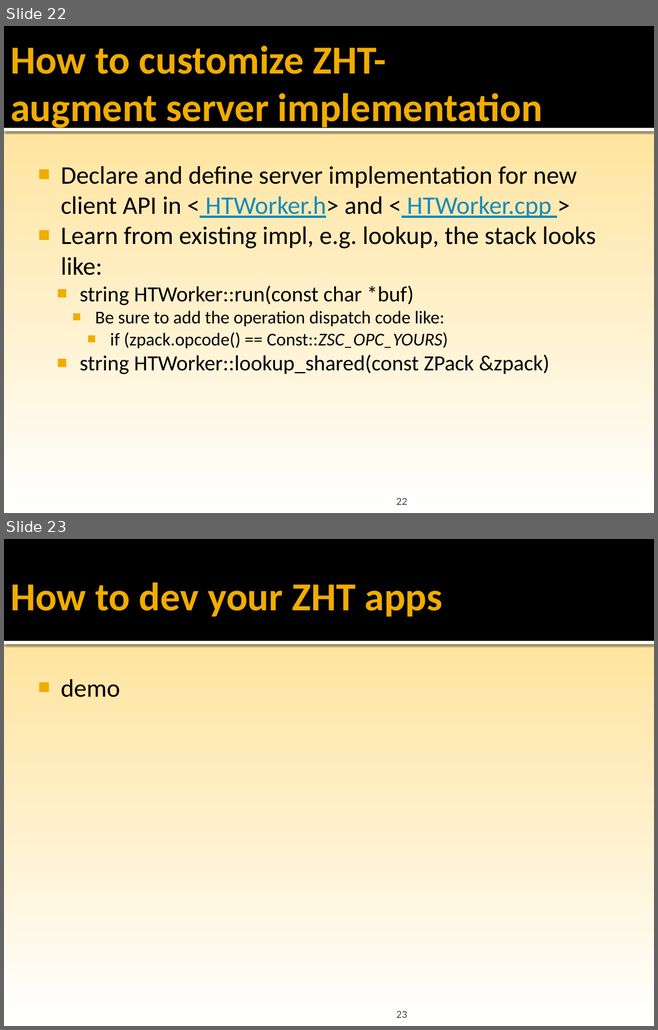
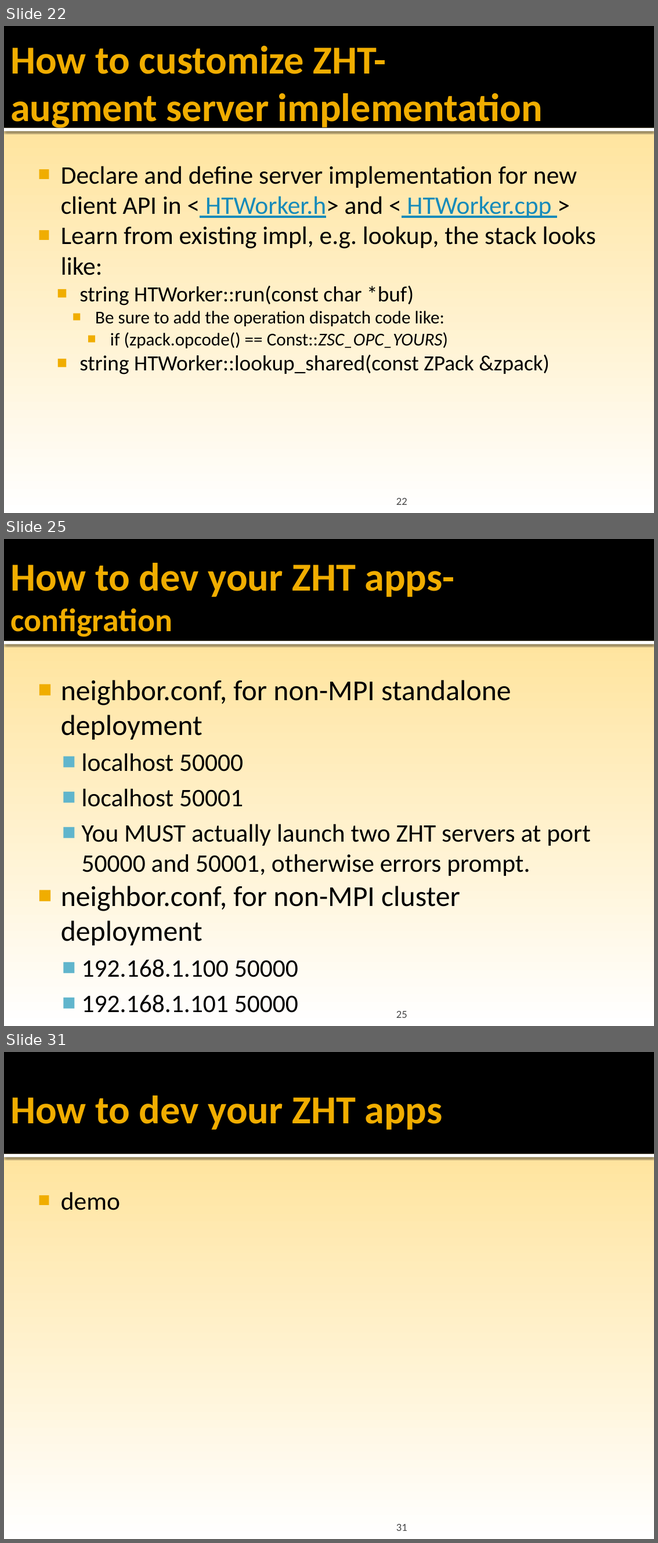
Before and after one commit to datasys/zht, a slide deck: doc/ZHT-dev-tutorial-CS554@cs.iit.pptx. Shown one above the other, each under a label of ours: slides 22 and 23 before the commit, slides 22, 25 and 31 after it; the slides between them are not shown. The pictures are 658x1030 and 658x1543 pixels, drawn with LibreOffice and Linux fonts; fonts in the diff are those of the drawing; background and template pictures are left out. Boxes give left, top, right and bottom in pixels: in the first picture for what was removed or moved away, otherwise in the second. Text is boxed around its words. In the diff, an @@ line names an element or a change of style, - is before the commit and + after.

```diff
--- a/doc/ZHT-dev-tutorial-CS554@cs.iit.pptx
+++ b/doc/ZHT-dev-tutorial-CS554@cs.iit.pptx
@@ slide 25 added at [4, 539, 654, 1026], background gradient #FFC000 to #FFE193 to #FFFFFF; not listed: 2 template elements that a slide beside it also shows @@
@@ title added at [10, 563, 455, 637], 44 pt, text #F0AD00, bold @@
+How to dev your ZHT apps-
+configration
@@ text added at [61, 680, 590, 1013], 28 pt, text #000000 @@
+■ neighbor.conf, for non-MPI standalone deployment
+  ■ localhost 50000
+  ■ localhost 50001
+  ■ You MUST actually launch two ZHT servers at port 50000 and 50001, otherwise errors prompt.
+■ neighbor.conf, for non-MPI cluster deployment
+  ■ 192.168.1.100 50000
+  ■ 192.168.1.101 50000
@@ page number added at [396, 1011, 407, 1018], 12 pt, text #454545 @@
+25
@@ what was slide 23 is now slide 31 @@
@@ page number at [396, 1524, 407, 1531]: text changed @@
-23
+31
```
Also in this commit, not shown: 2 slides changed, 7 other slides added, 1 other file.
